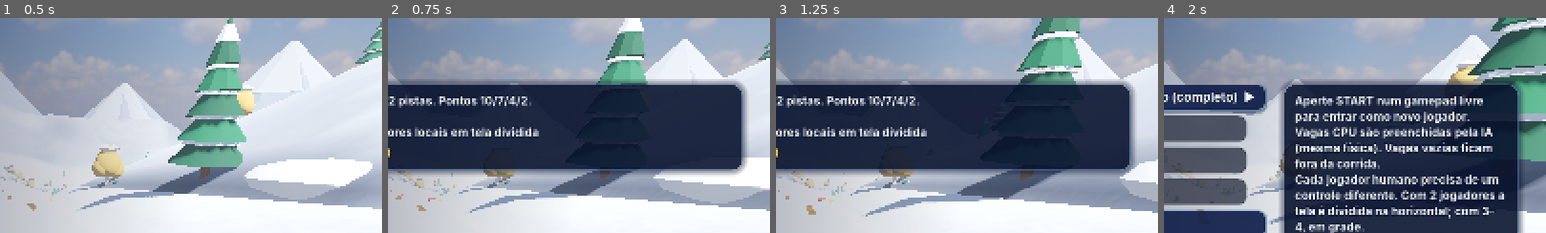
Above: before the commit, frames 1-4 (left to right).
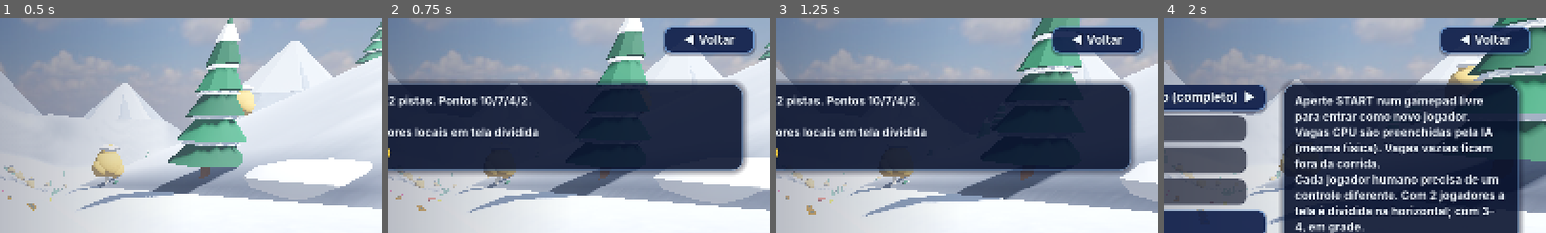
Above: after the commit, the same moments.

Repository: jaapa07/Snowboard_legends
Game: Godot game, scene res://scenes/menus/boot.tscn
Two runs of this game, one before a commit and one after it. Both use one fixed random seed, a clock stepped at 60 frames per second and the inputs below.
Inputs (mouse positions are % of the whole screen's width and height, from its top left):
- Up to frame 1 (0.5 s): no input
- Up to frame 2 (0.75 s): click "JOGAR" at 0.5 s
- Up to frame 3 (1.25 s): no input
- Up to frame 4 (2 s): tap Enter (ui_accept) at 1.25 s; move the mouse to (72, 45) at 1.27 s; hold E (spin_right) from 1.28 s (still down); hold Shift (grab) from 1.28 s (still down); click (72, 45) at 1.42 s; tap Space (jump) at 1.52 s
The pictures show only the part of the screen within x 50-100%, y 0-50%; the shares and areas given below are measured in that part.

Frame 1 is identical in both runs. In frame 2, 3.1% of the frame differs, in the area x 72-97%, y 3-18%; in frame 3, 3.1%; in frame 4, 3.2%.

Commit message:
Menus: always-visible Back button (was anchored off-screen on phones; none on PC); rider preview framed closer and facing the camera
Co-Authored-By: Claude Opus 5.5 <noreply@anthropic.com>
Claude-Session: https://claude.ai/code/session_01SZRMGLdYdQh6yTrUEeNSfF

Diff:
--- a/docs/test_reports/suite_unit_integration_e2e.json
+++ b/docs/test_reports/suite_unit_integration_e2e.json
@@ -10,7 +10,7 @@
 	"failed": 0,
 	"failures": [],
 	"passed": 369,
-	"seconds": 62.2,
+	"seconds": 61.6,
 	"sections": {
 		"e2e: garage purchase + equip": {
 			"fail": 0,
--- a/scripts/core/i18n.gd
+++ b/scripts/core/i18n.gd
@@ -76,7 +76,7 @@
 	"player_joined": ["J%d entrou (%s)", "P%d joined (%s)"], "player_short": ["J", "P"],
 	"touch": ["Toque (tela)", "Touch (screen)"], "touch_controls": ["Controles na tela", "On-screen controls"],
 	"tilt_steering": ["Virar inclinando o aparelho", "Tilt to steer"], "auto": ["Automático", "Automatic"],
-	"tap_to_play": ["Toque em JOGAR", "Tap PLAY"], "touch_footer": ["Toque para escolher  ·  ◀ Voltar no canto superior", "Tap to choose  ·  ◀ Back in the top corner"],
+	"tap_to_play": ["Toque em JOGAR", "Tap PLAY"], "touch_footer": ["Toque para escolher  ·  ◀ Voltar no canto superior direito", "Tap to choose  ·  ◀ Back in the top-right corner"],
 	"snowmen": ["Derruba-Bonecos", "Snowman Smash"], "snowmen_hit": ["Bonecos", "Snowmen"],
 	"snowmen_desc": ["Uma descida com poderes à vontade (bola de neve, redemoinho, onda): derrube os bonecos de neve.", "One run with free powers (snowball, whirlwind, wave): knock down the snowmen."],
 	"flake_hunt": ["Caça aos Flocos", "Golden Flake Hunt"], "golden_flakes": ["Flocos dourados", "Golden flakes"],
--- a/scripts/ui/main_menu.gd
+++ b/scripts/ui/main_menu.gd
@@ -126,11 +126,20 @@
 	if _back_btn:
 		_back_btn.queue_free()
 		_back_btn = null
-	if TouchControls.enabled() and screen != "title":
-		# phones have no Esc / B: an on-screen back button inside the safe area
-		_back_btn = UiKit.button("◀ " + t("back"), back, 220, 72)
+	if screen != "title":
+		# always-visible back button (phones have no Esc / B; mouse users need one too), top-right inside the
+		# safe area. Anchored to the right edge: offsets are relative to that edge (the old absolute position
+		# was added to the right anchor and pushed the button off screen).
+		var big := TouchControls.enabled()
+		var w := 230.0 if big else 190.0
+		var h := 72.0 if big else 56.0
+		_back_btn = UiKit.button("◀ " + t("back"), back, w, h)
+		_back_btn.focus_mode = Control.FOCUS_NONE   # keep d-pad/keyboard focus on the screen's own controls
 		_back_btn.set_anchors_preset(Control.PRESET_TOP_RIGHT)
-		_back_btn.position = Vector2(get_viewport().get_visible_rect().size.x - 260 - _safe_inset().x, 24 + _safe_inset().y)
+		_back_btn.offset_right = -(32.0 + ins.x)
+		_back_btn.offset_left = _back_btn.offset_right - w
+		_back_btn.offset_top = 22.0 + ins.y
+		_back_btn.offset_bottom = _back_btn.offset_top + h
 		root.add_child(_back_btn)
 
 func show_toast(msg: String, col: Color = UiKit.GOLD) -> void:
--- a/scripts/ui/preview_stage.gd
+++ b/scripts/ui/preview_stage.gd
@@ -14,6 +14,9 @@
 var _hop_t: float = 0.0
 var _current_key: String = ""
 var ped: MeshInstance3D
+var _rider_mode: bool = false
+var _t: float = 0.0
+const RIDER_FACE := -0.61   # riders stand with the chest turned 35 deg off the board axis: face the camera
 
 func _init() -> void:
 	stretch = true
@@ -65,11 +68,14 @@
 	frame_rider()
 
 func frame_rider() -> void:
-	cam.look_at_from_position(Vector3(0, 1.35, 5.4), Vector3(0, 0.85, 0), Vector3.UP)
+	# full body + board, filling ~70 % of the stage height
+	cam.look_at_from_position(Vector3(0, 1.15, 4.3), Vector3(0, 0.78, 0), Vector3.UP)
+	_rider_mode = true
 	if ped:
 		ped.visible = true
 
 func frame_board() -> void:
+	_rider_mode = false
 	cam.look_at_from_position(Vector3(0, 1.5, 2.6), Vector3(0, 0.45, 0), Vector3.UP)
 
 func clear() -> void:
@@ -131,7 +137,13 @@
 		_back_to_idle_t = 1.6
 
 func _process(delta: float) -> void:
-	turntable.rotation.y += delta * spin_speed
+	_t += delta
+	if _rider_mode:
+		# gentle sway around the front view instead of a full spin (a full turn showed the rider's back/profile
+		# most of the time)
+		turntable.rotation.y = RIDER_FACE + sin(_t * 0.7) * 0.55
+	else:
+		turntable.rotation.y += delta * spin_speed
 	if _hop_t > 0.0:
 		_hop_t -= delta
 		turntable.position.y = sin((0.5 - _hop_t) / 0.5 * PI) * 0.25
